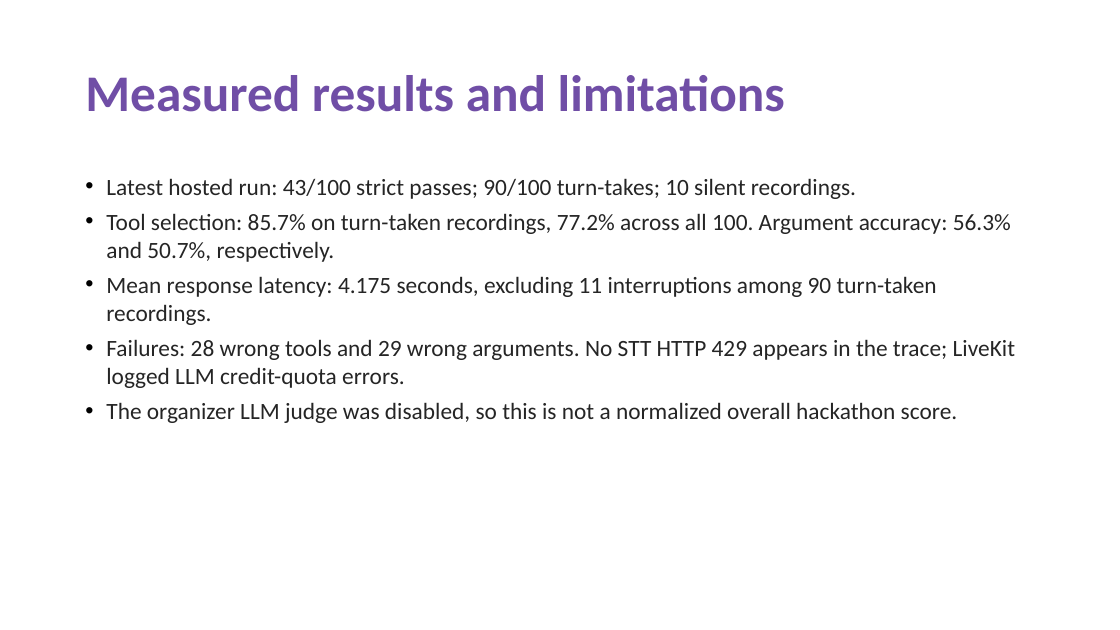
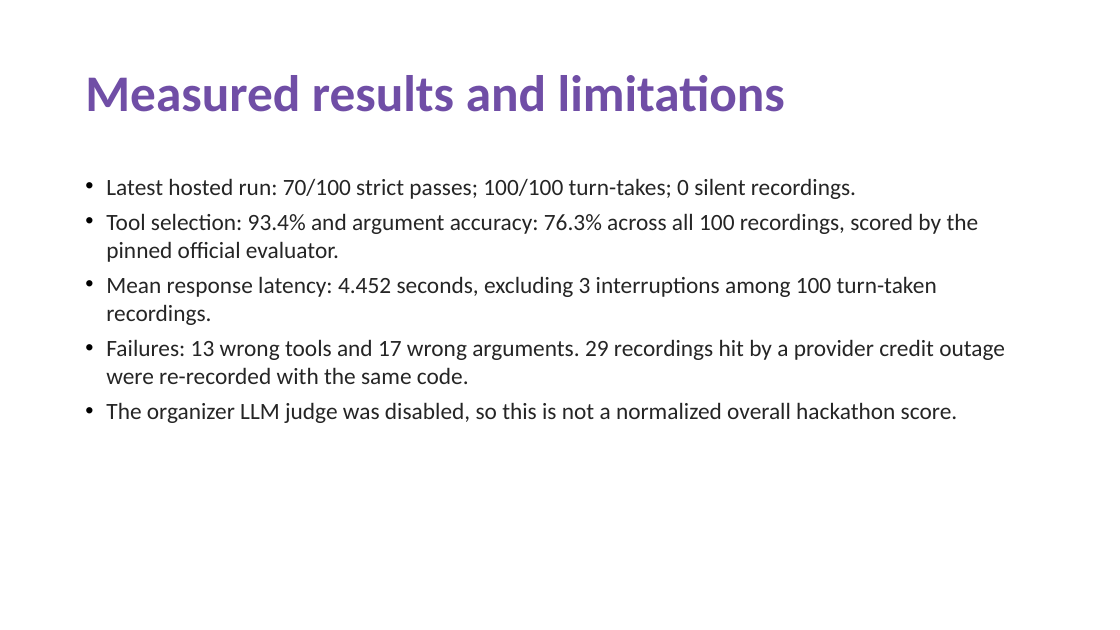
Before and after one commit to AdityaVKochar/Interra, a slide deck: slide 6 of docs/Interra_Theme05_submission.pptx. Drawn at 1120x630 pixels with LibreOffice and Linux fonts; fonts in the diff are those of the drawing. Boxes give left, top, right and bottom in pixels: in the first picture for what was removed or moved away, otherwise in the second. Text is boxed around its words. In the diff, an @@ line names an element or a change of style, - is before the commit and + after.

```diff
--- a/docs/Interra_Theme05_submission.pptx
+++ b/docs/Interra_Theme05_submission.pptx
@@ text at (106,178,1005,384): text changed @@
-• Latest hosted run: 43/100 strict passes; 90/100 turn-takes; 10 silent recordings.
-• Tool selection: 85.7% on turn-taken recordings, 77.2% across all 100. Argument accuracy: 56.3% and 50.7%, respectively.
-• Mean response latency: 4.175 seconds, excluding 11 interruptions among 90 turn-taken recordings.
-• Failures: 28 wrong tools and 29 wrong arguments. No STT HTTP 429 appears in the trace; LiveKit logged LLM credit-quota errors.
+• Latest hosted run: 70/100 strict passes; 100/100 turn-takes; 0 silent recordings.
+• Tool selection: 93.4% and argument accuracy: 76.3% across all 100 recordings, scored by the pinned official evaluator.
+• Mean response latency: 4.452 seconds, excluding 3 interruptions among 100 turn-taken recordings.
+• Failures: 13 wrong tools and 17 wrong arguments. 29 recordings hit by a provider credit outage were re-recorded with the same code.
```
Also in this commit, not shown: 2 other slides changed, 6 other files.
